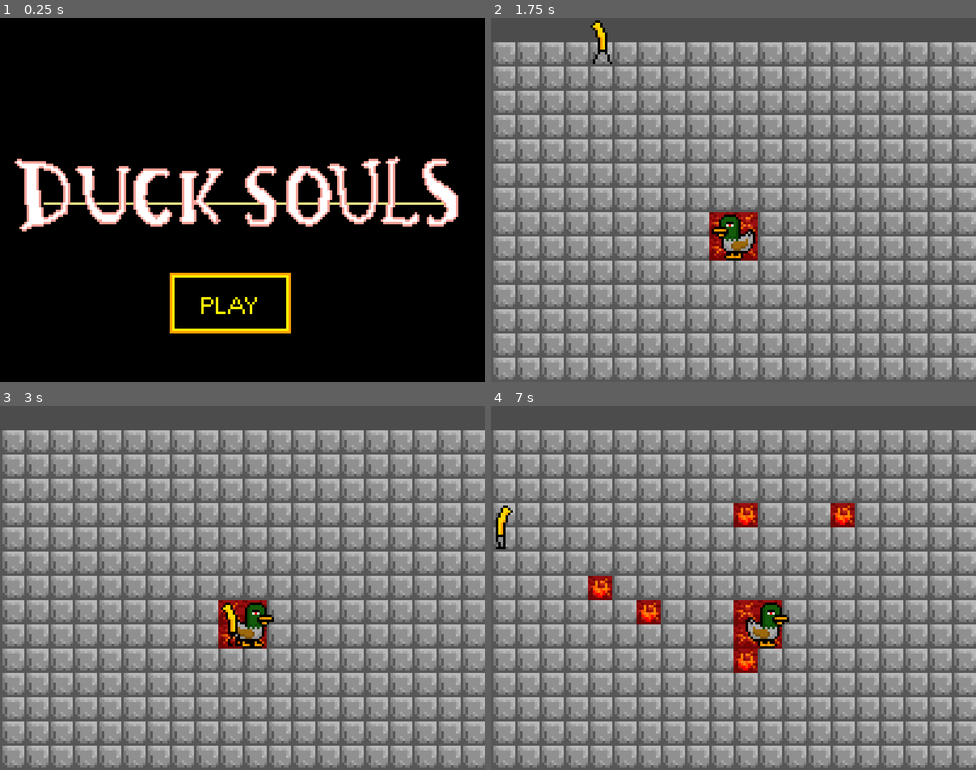
Above: before the commit, frames 1-4 (two rows, left to right).
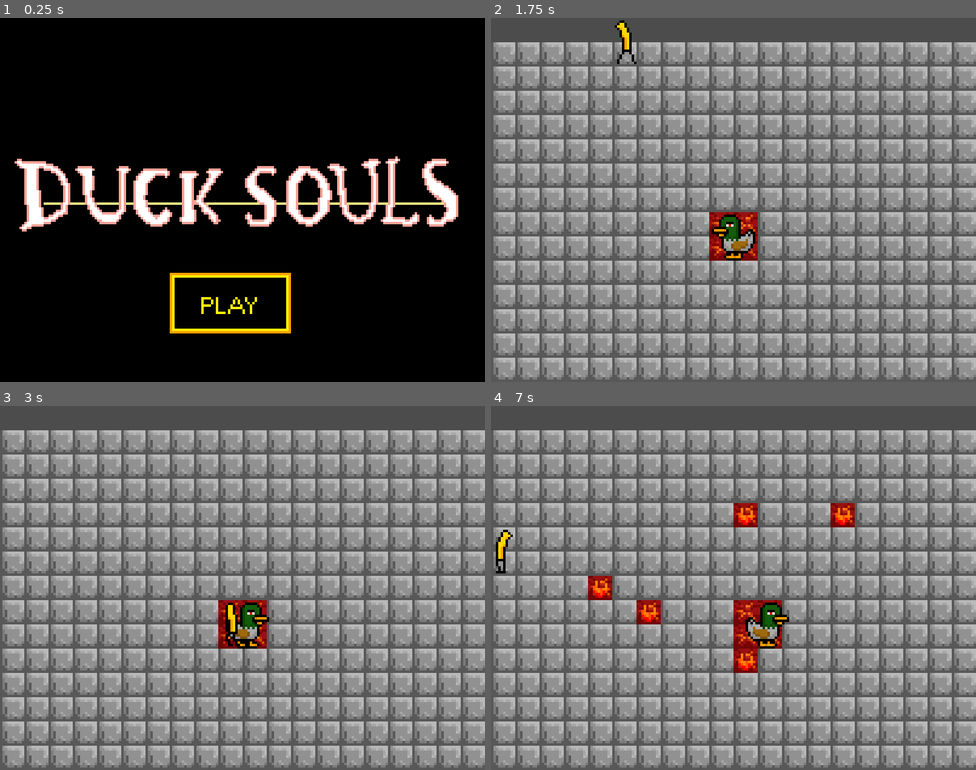
Above: after the commit, the same moments.

Repository: luketrenaman/ducksouls
Game: Godot game, scene res://titlescreen.tscn
Same seed, same stepped clock (60 frames per second), same inputs: the game is played once before the commit and once after it.
Inputs (mouse positions are in pixels of both pictures, inside the frame that each line leads up to):
- Up to frame 1 (0.25 s): no input
- Up to frame 2 (1.75 s): click (723, 320) at 0.5 s; hold D (right) from 1.28 s (still down)
- Up to frame 3 (3 s): release D (right) at 2.03 s; hold S (down) 2.03-2.78 s; hold D (right) from 2.78 s (still down)
- Up to frame 4 (7 s): release D (right) at 3.5 s; click (820, 722) at 3.52 s; tap Enter at 4.25 s; hold W (up) 4.28-5.03 s; hold A (left) 5.03-6.53 s; hold S (down) from 6.53 s (still down)

The runs differ from the first frame. In frame 2, 0.4% of the frame differs, in the area x 20-30%, y 0-13%; in frame 3, 0.5%, in the area x 45-57%, y 54-67%; in frame 4, 0.4%.

Commit message:
Patch movement system

Diff:
--- a/Player.gd
+++ b/Player.gd
@@ -24,13 +24,15 @@
 		if Input.is_action_pressed("right") or Input.is_action_just_pressed("right"):
 			MOVE_VECTOR += Vector2(1,0)
 			self.scale.x = 1
-		waiting_x = WAIT_TIME
+		if MOVE_VECTOR.x != 0:
+			waiting_x = WAIT_TIME
 	if waiting_y <= 0:
 		if Input.is_action_pressed("up") or Input.is_action_just_pressed("up"):
 			MOVE_VECTOR += Vector2(0,-1)
 		if Input.is_action_pressed("down") or Input.is_action_just_pressed("down"):
 			MOVE_VECTOR += Vector2(0,1)
-		waiting_y = WAIT_TIME
+		if MOVE_VECTOR.y != 0:
+			waiting_y = WAIT_TIME
 	if MOVE_VECTOR == Vector2(0,0):
 		return
 	if (self.position + MOVE_VECTOR).x < 0:
--- a/project.godot
+++ b/project.godot
@@ -10,7 +10,6 @@
 
 _global_script_classes=[  ]
 _global_script_class_icons={
-
 }
 
 [application]
@@ -69,4 +68,5 @@
 
 [rendering]
 
+quality/driver/driver_name="GLES2"
 environment/default_environment="res://default_env.tres"
Not shown, removed: .mono/metadata/ide_server_meta.txt
Not shown, added: export_presets.cfg
